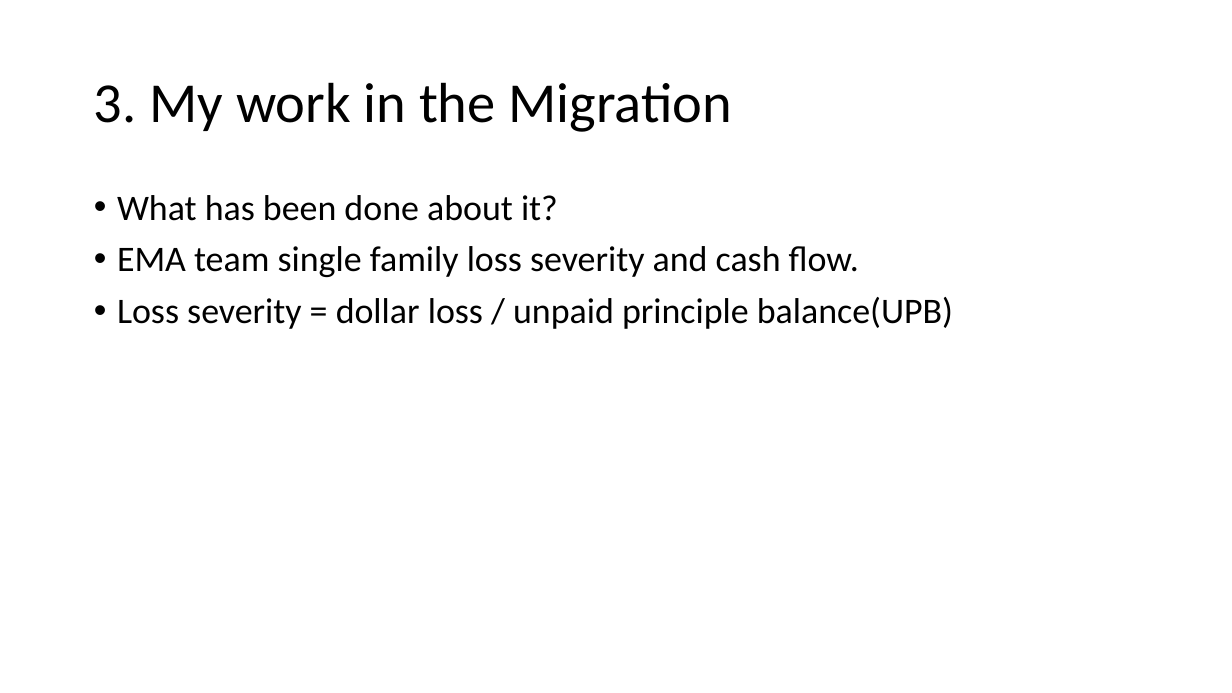
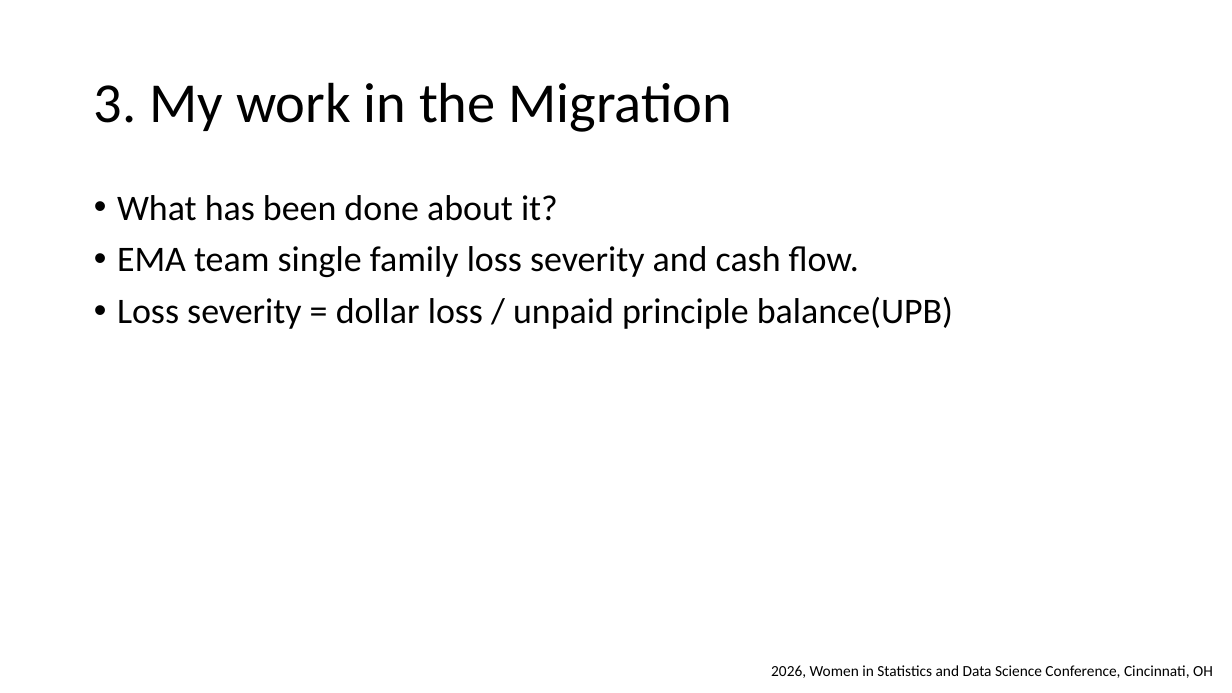
Before and after one commit to wx2123/WSDS-2026-OH, a slide deck: slide 5 of 2026 WSDS - Wujian Xue.pptx. Drawn at 1232x693 pixels with LibreOffice and Linux fonts; fonts in the diff are those of the drawing. Boxes give left, top, right and bottom in pixels: in the first picture for what was removed or moved away, otherwise in the second. Text is boxed around its words. In the diff, an @@ line names an element or a change of style, - is before the commit and + after.

```diff
--- a/2026 WSDS - Wujian Xue.pptx
+++ b/2026 WSDS - Wujian Xue.pptx
@@ text added at (x1=771, y1=665, x2=1213, y2=678), 12 pt, text #000000 @@
+2026, Women in Statistics and Data Science Conference, Cincinnati, OH
```
Also in this commit, not shown: 10 other slides changed.
